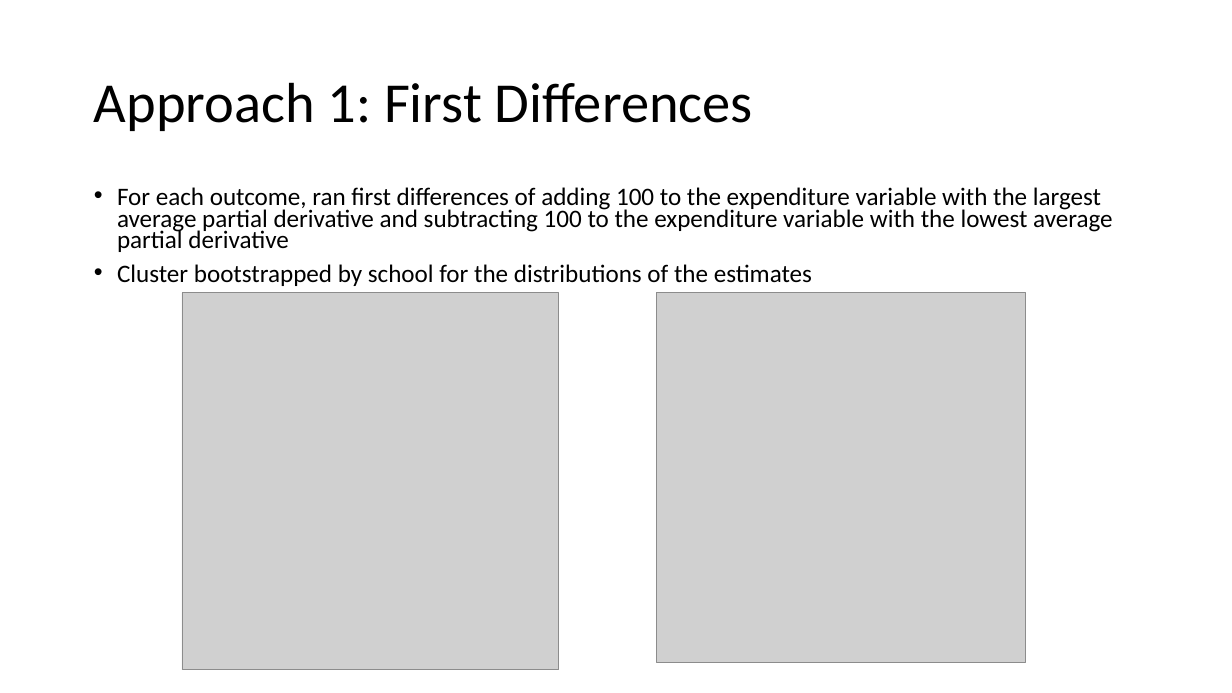
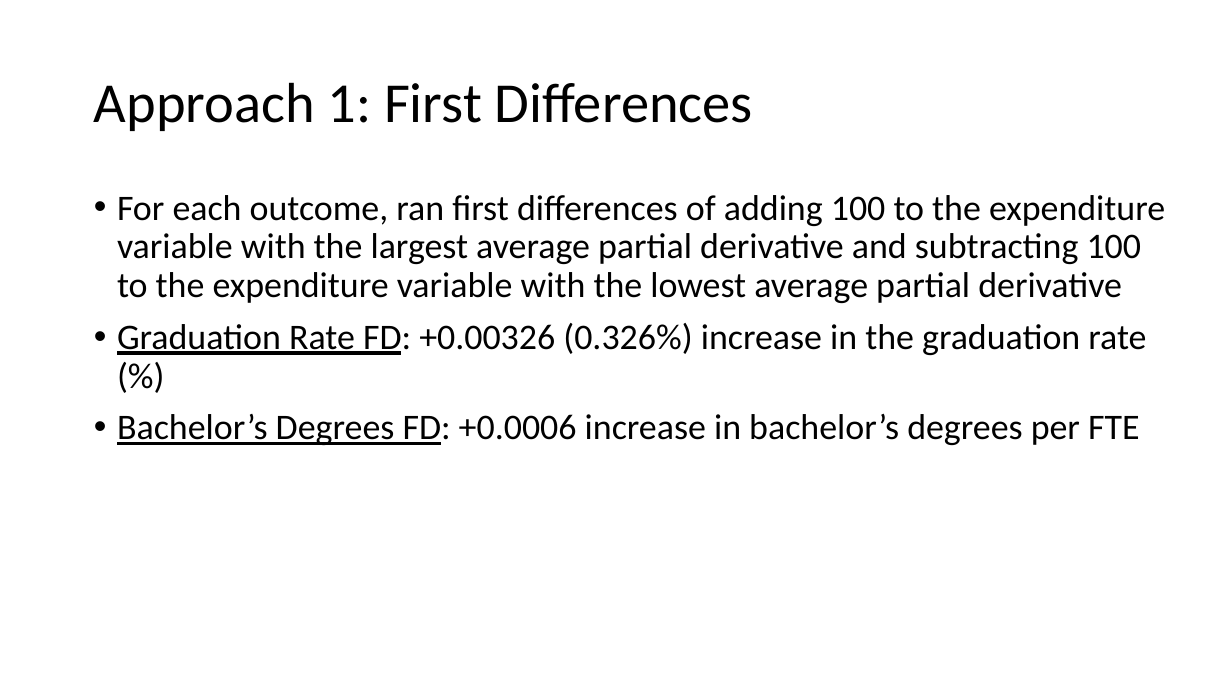
Before and after one commit to duncan-clark/DeltaCostProject_DataAnalysis, a slide deck: slide 8 of reports/18_03_13 Presentation.pptx. Drawn at 1232x693 pixels with LibreOffice and Linux fonts; fonts in the diff are those of the drawing; grey boxes stand for pictures. Boxes give left, top, right and bottom in pixels: in the first picture for what was removed or moved away, otherwise in the second. Text is boxed around its words. In the diff, an @@ line names an element or a change of style, - is before the commit and + after.

```diff
--- a/reports/18_03_13 Presentation.pptx
+++ b/reports/18_03_13 Presentation.pptx
@@ text at (x1=117, y1=195, x2=1165, y2=303): size 19.6 to 28 pt in "For each outcome, ran first differences of ..."; line spacing 0.7 to 0.9 @@
@@ picture removed at (x1=182, y1=293, x2=559, y2=670) @@
@@ picture removed at (x1=656, y1=293, x2=1026, y2=663) @@
@@ text at (x1=117, y1=323, x2=1146, y2=445): text changed; size 19.6 to 28 pt @@
-• Cluster bootstrapped by school for the distributions of the estimates
+• Graduation Rate FD: +0.00326 (0.326%) increase in the graduation rate (%)
+• Bachelor’s Degrees FD: +0.0006 increase in bachelor’s degrees per FTE
```
Also in this commit, not shown: 2 other slides changed.
